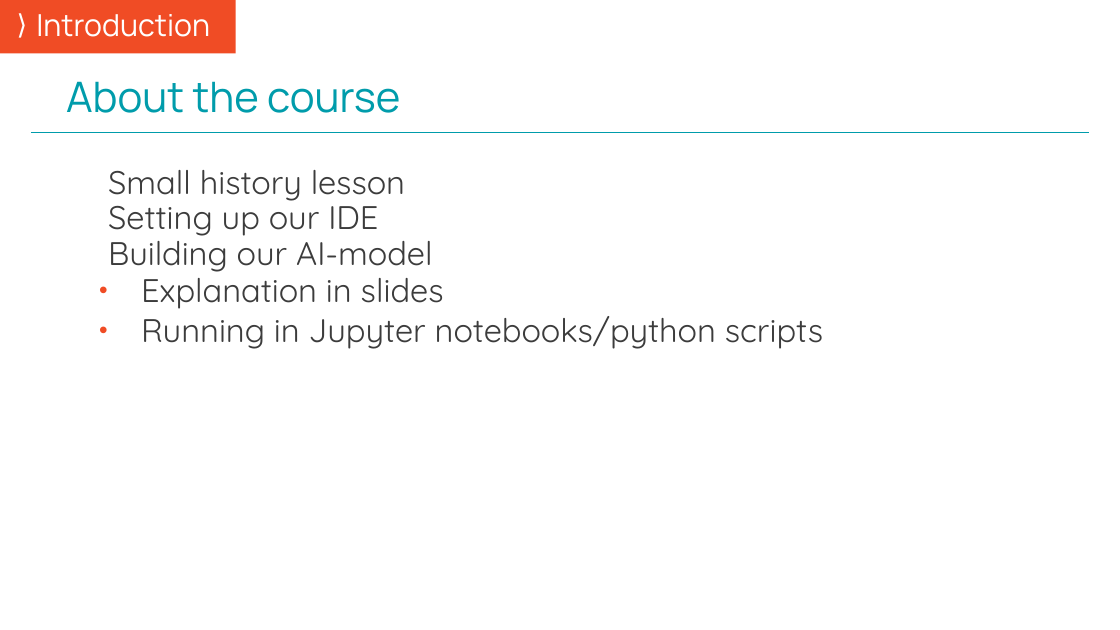
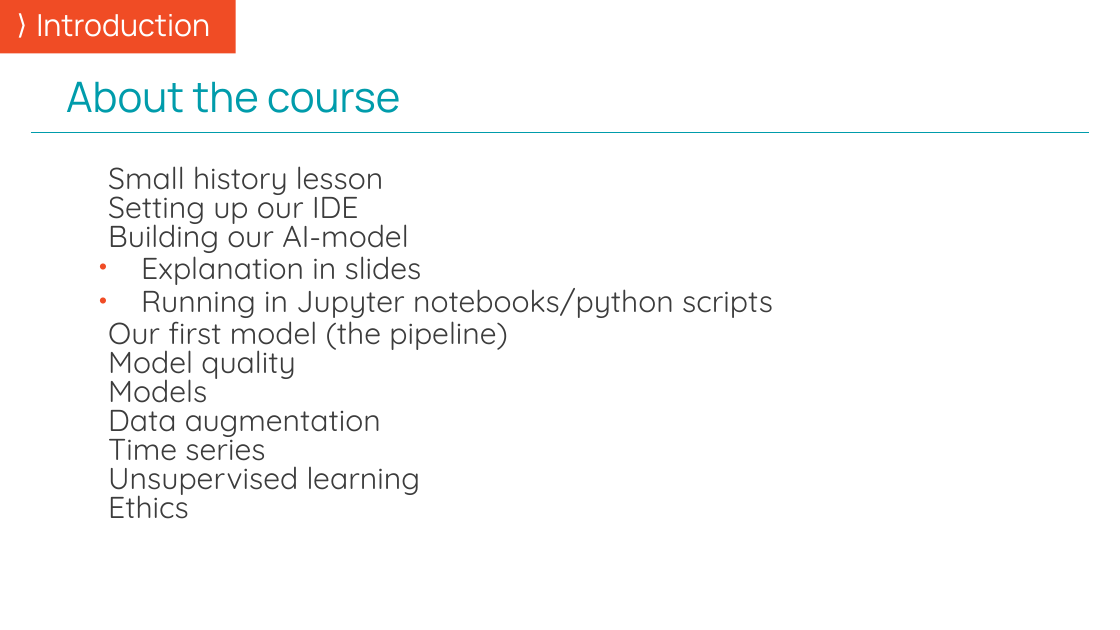
Before and after one commit to mjochen/Cello_AI, a slide deck: slide 4 of ppts/0 - preface.pptx. Drawn at 1120x630 pixels with LibreOffice and Linux fonts; fonts in the diff are those of the drawing. Boxes give left, top, right and bottom in pixels: in the first picture for what was removed or moved away, otherwise in the second. Text is boxed around its words. In the diff, an @@ line names an element or a change of style, - is before the commit and + after.

```diff
--- a/ppts/0 - preface.pptx
+++ b/ppts/0 - preface.pptx
@@ text at (108,166,773,318): size 28 to 25.9 pt in "Small history lesson", "Setting up our IDE", "Building our AI-model", "Explanation in slides" and 1 more places; line spacing 0.9 to 0.8 @@
@@ text at (108,312,508,519): paragraphs added @@
+• Our first model (the pipeline)
+• Model quality
+• Models
+• Data augmentation
+• Time series
+• Unsupervised learning
+• Ethics
```
Also in this commit, not shown: 2 other slides changed, 1 other file.
